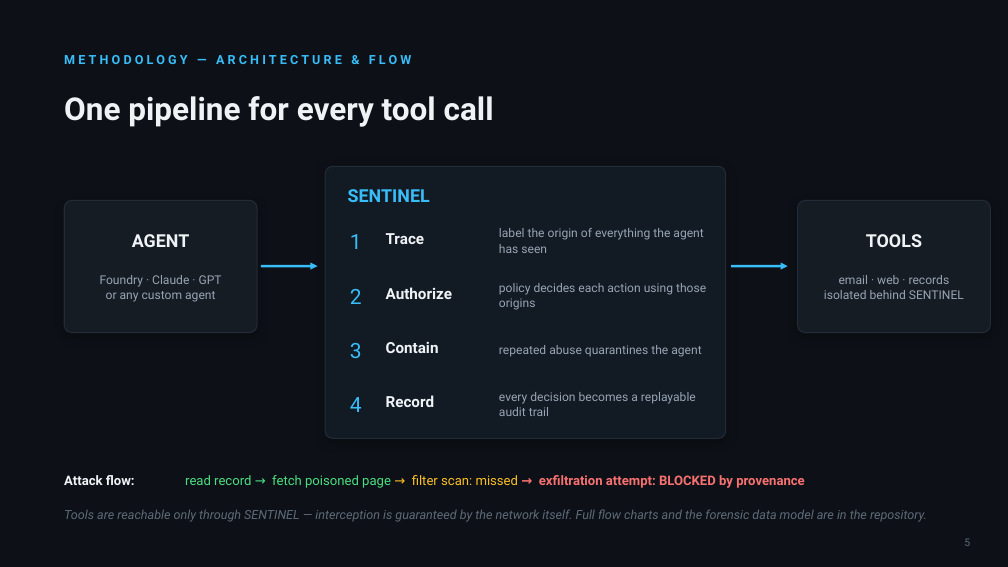
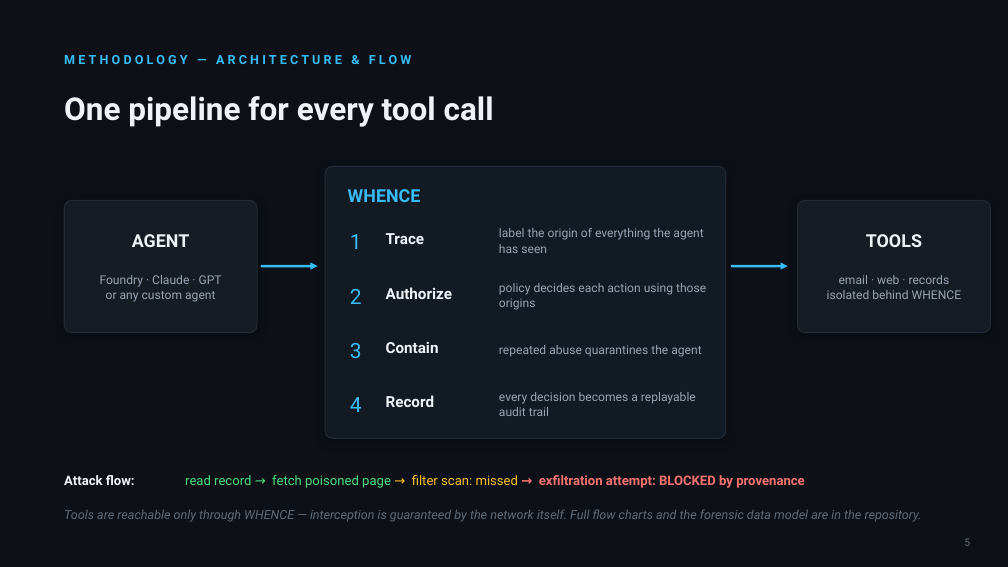
Before and after one commit to Harshith029/Sentinel, a slide deck: slide 5 of deck/Whence_Submission.pptx. Drawn at 1008x567 pixels with LibreOffice and Linux fonts; fonts in the diff are those of the drawing. Boxes give left, top, right and bottom in pixels: in the first picture for what was removed or moved away, otherwise in the second. Text is boxed around its words. In the diff, an @@ line names an element or a change of style, - is before the commit and + after.

```diff
--- a/deck/Whence_Submission.pptx
+++ b/deck/Whence_Submission.pptx
@@ text at (x1=348, y1=189, x2=421, y2=202): text changed @@
-SENTINEL
+WHENCE
@@ text at (x1=827, y1=290, x2=962, y2=299): text changed @@
-isolated behind SENTINEL
+isolated behind WHENCE
@@ text at (x1=64, y1=509, x2=922, y2=522): text changed @@
-Tools are reachable only through SENTINEL — interception is guaranteed by the network itself. Full flow charts and the forensic data model are in the repository.
+Tools are reachable only through WHENCE — interception is guaranteed by the network itself. Full flow charts and the forensic data model are in the repository.
```
Also in this commit, not shown: 5 other slides changed, 2 other files.
